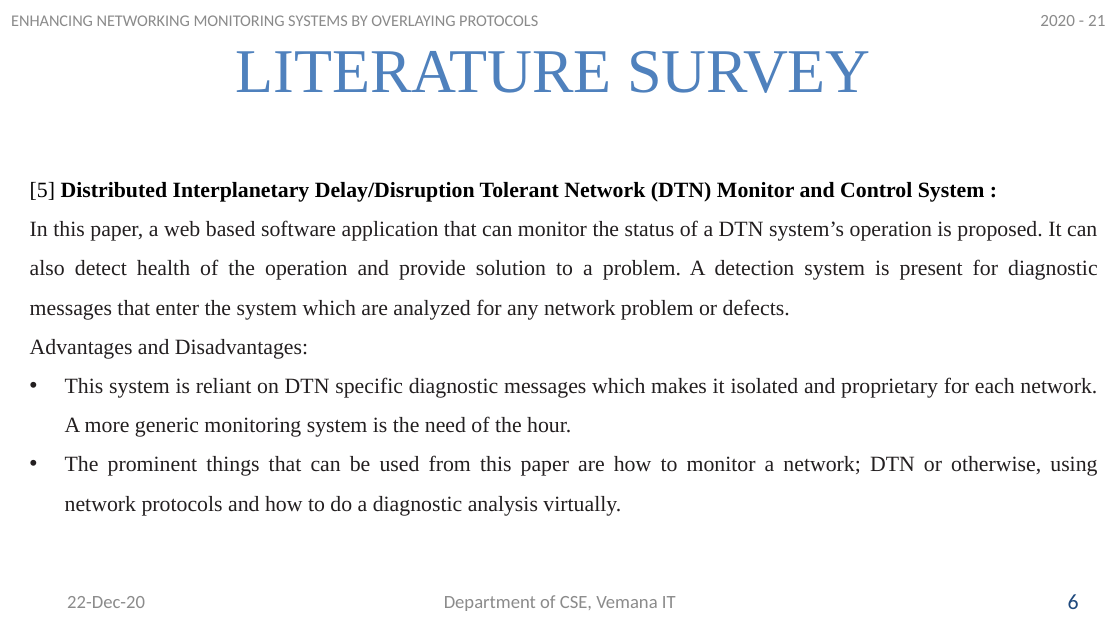
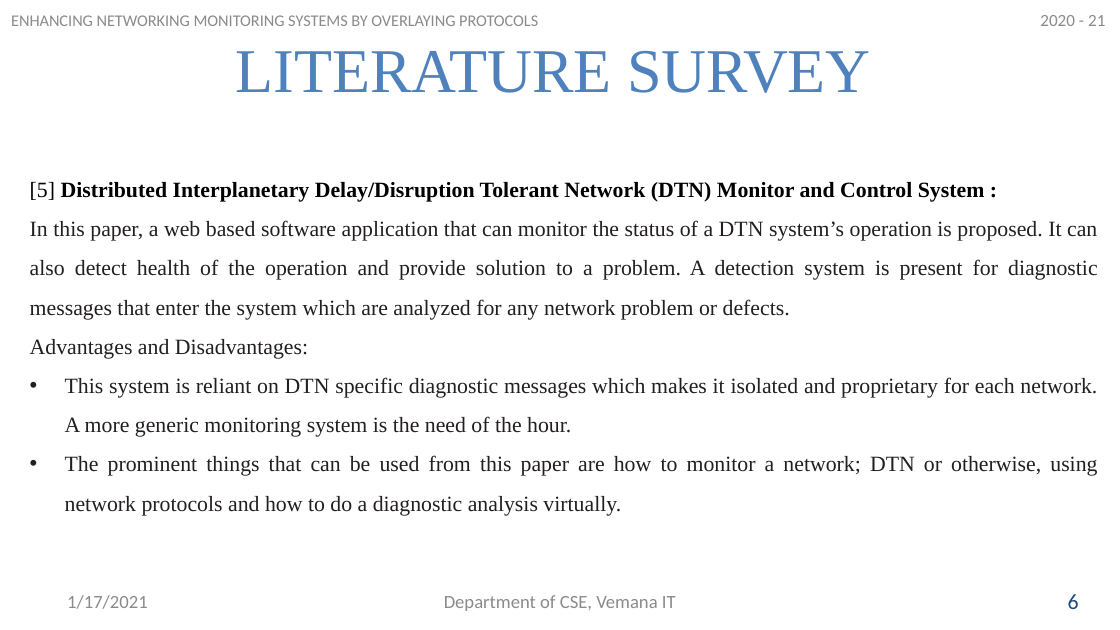
Before and after one commit to rajashreey841/network-monitor, a slide deck: slide 10 of PPT-Review-1.pptx. Drawn at 1120x630 pixels with LibreOffice and Linux fonts; fonts in the diff are those of the drawing. Boxes give left, top, right and bottom in pixels: in the first picture for what was removed or moved away, otherwise in the second. Text is boxed around its words. In the diff, an @@ line names an element or a change of style, - is before the commit and + after.

Commit message:
Adding lot more to the Report and PPT for Review 1

```diff
--- a/PPT-Review-1.pptx
+++ b/PPT-Review-1.pptx
@@ text at [67,595,148,609]: text changed @@
-22-Dec-20
+1/17/2021
```
Also in this commit, not shown: 2 other files.
